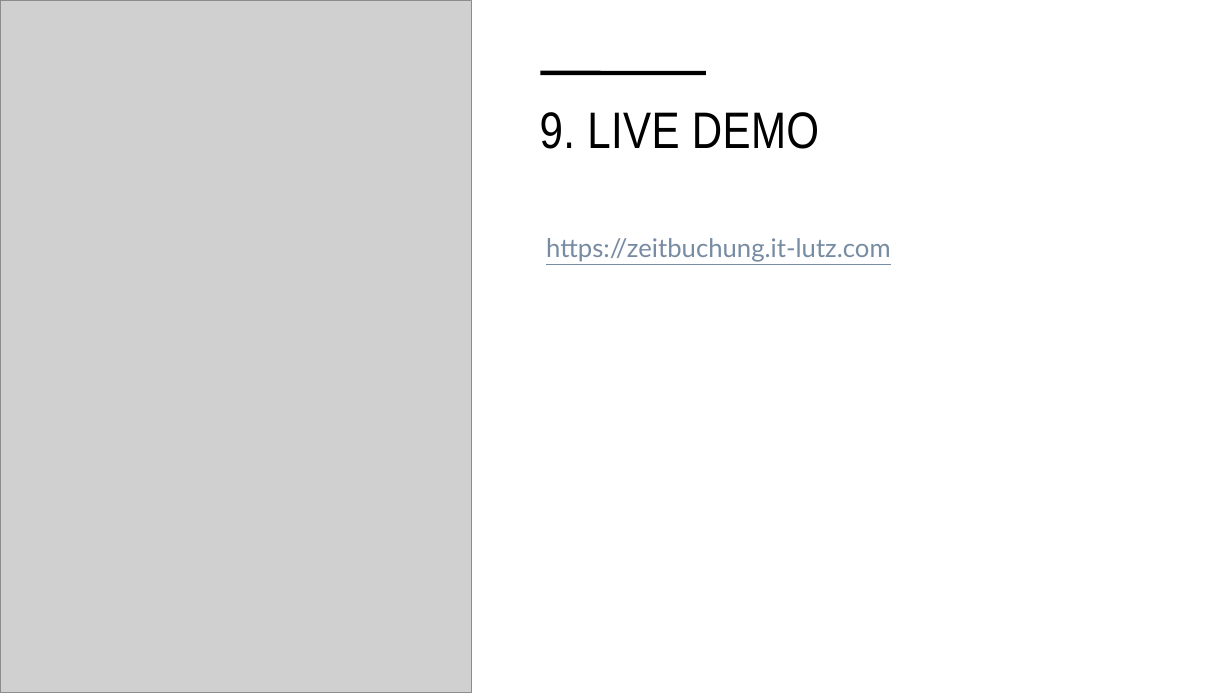
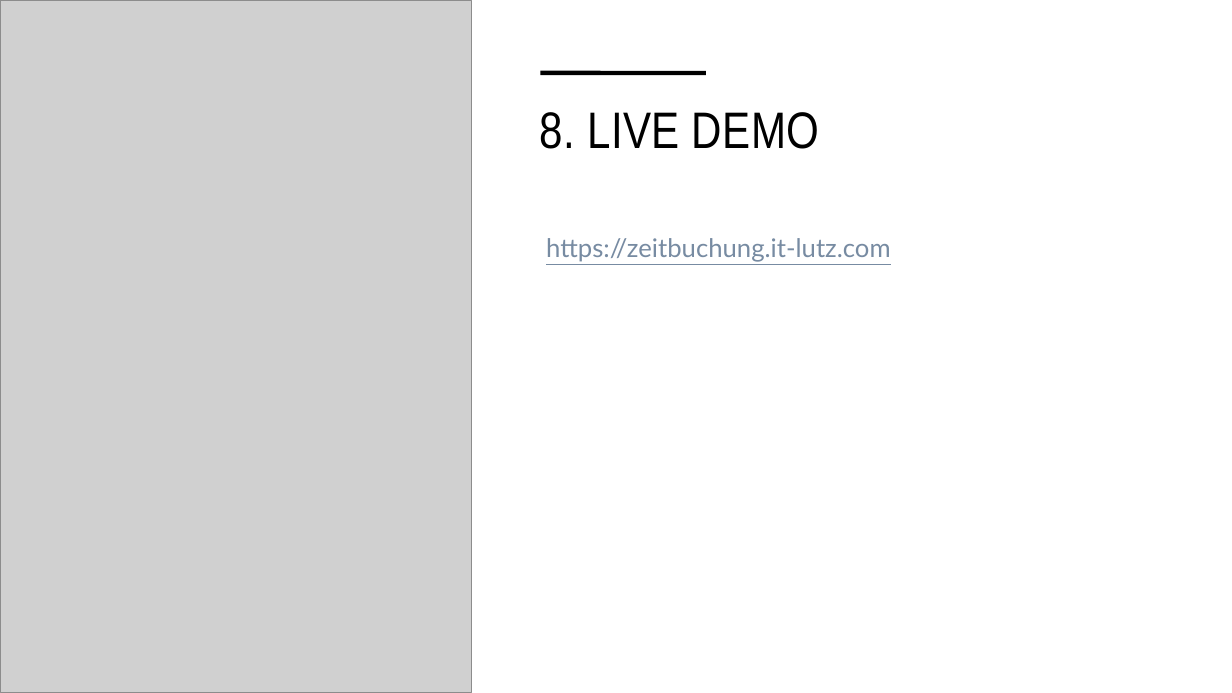
Before and after one commit to malu254/Eifrige-Otter-PM, a slide deck: slide 17 of Abgabe/Dokumentation/Präsentation.pptx (slide 21 before the commit). Drawn at 1232x693 pixels with LibreOffice and Linux fonts; fonts in the diff are those of the drawing; grey boxes stand for pictures. Boxes give left, top, right and bottom in pixels: in the first picture for what was removed or moved away, otherwise in the second. Text is boxed around its words. In the diff, an @@ line names an element or a change of style, - is before the commit and + after.

```diff
--- a/Abgabe/Dokumentation/Präsentation.pptx
+++ b/Abgabe/Dokumentation/Präsentation.pptx
@@ title at (540, 112, 819, 149): text changed @@
-9. LIVE DEMO
+8. LIVE DEMO
```
Also in this commit, not shown: 7 other slides changed, 3 slides added, 5 slides removed, 3 other files.
